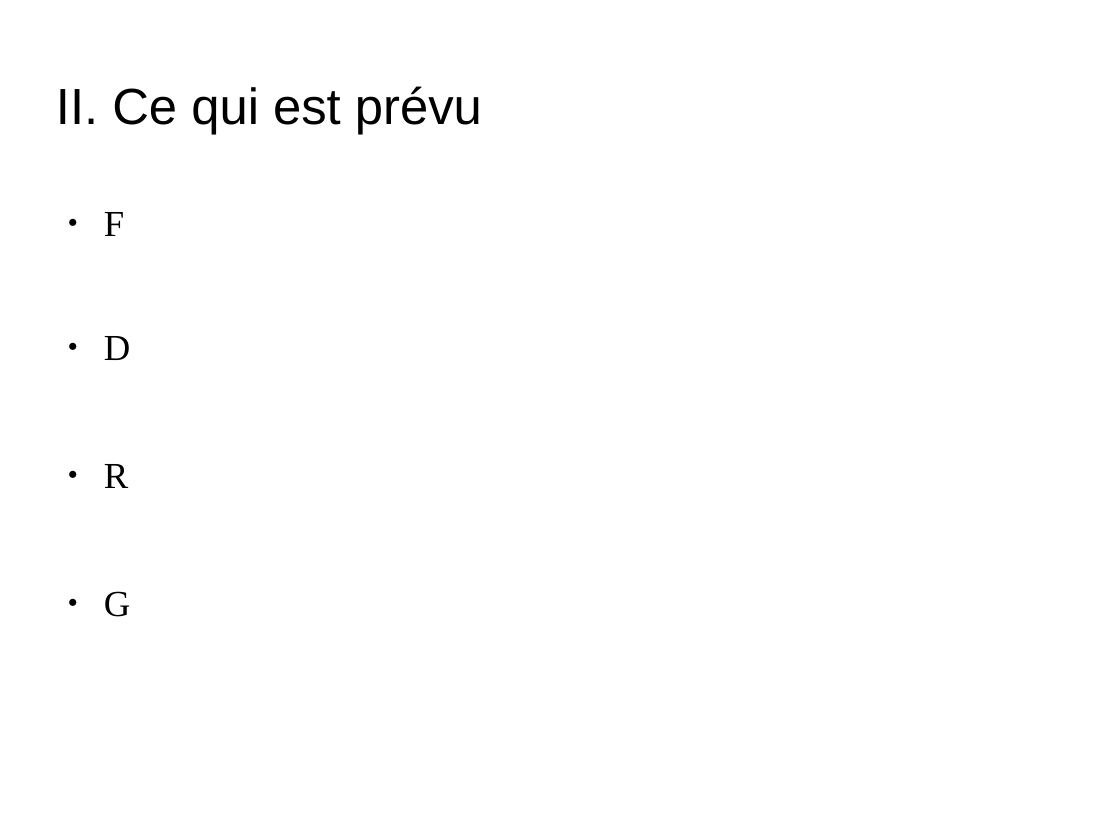
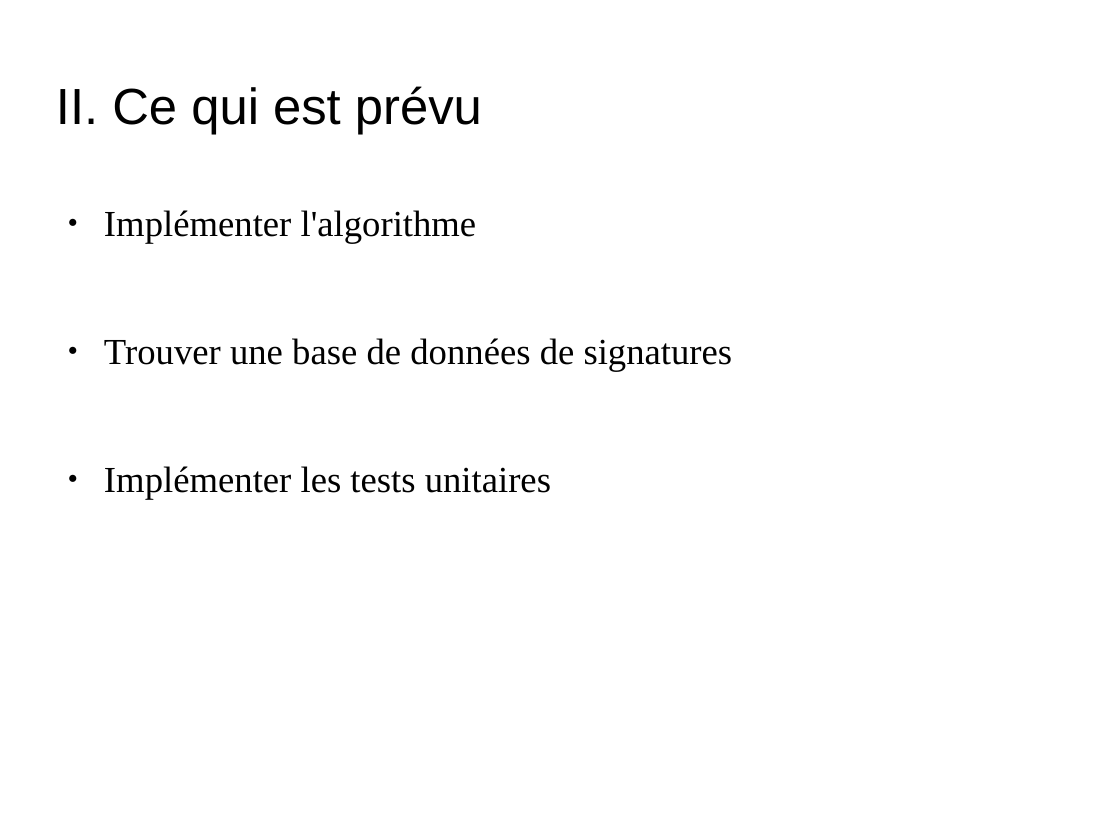
Before and after one commit to Kertek/projet_dbf, a slide deck: slide 6 of gestion_de_projet/Reunions/Presentation_5_04052017_CASSIOPEE_DBF.odp. Drawn at 1120x840 pixels with LibreOffice and Linux fonts; fonts in the diff are those of the drawing; background and template pictures are left out. Boxes give left, top, right and bottom in pixels: in the first picture for what was removed or moved away, otherwise in the second. Text is boxed around its words. In the diff, an @@ line names an element or a change of style, - is before the commit and + after.

```diff
--- a/gestion_de_projet/Reunions/Presentation_5_04052017_CASSIOPEE_DBF.odp
+++ b/gestion_de_projet/Reunions/Presentation_5_04052017_CASSIOPEE_DBF.odp
@@ text at bbox=[104, 210, 733, 500]: text changed @@
-● F
-● D
-● R
-● G
+● Implémenter l'algorithme
+● Trouver une base de données de signatures
+● Implémenter les tests unitaires
```
Also in this commit, not shown: 2 other slides changed, 1 slide added, 1 slide removed, 1 other file.
